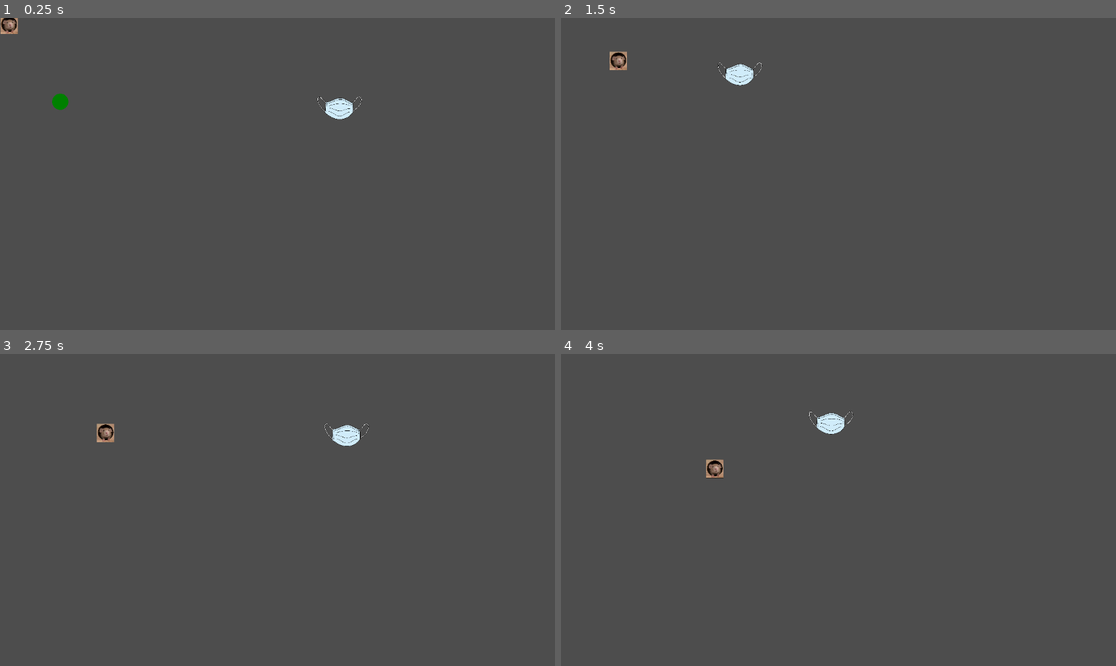
Above: before the commit, frames 1-4 (two rows, left to right).
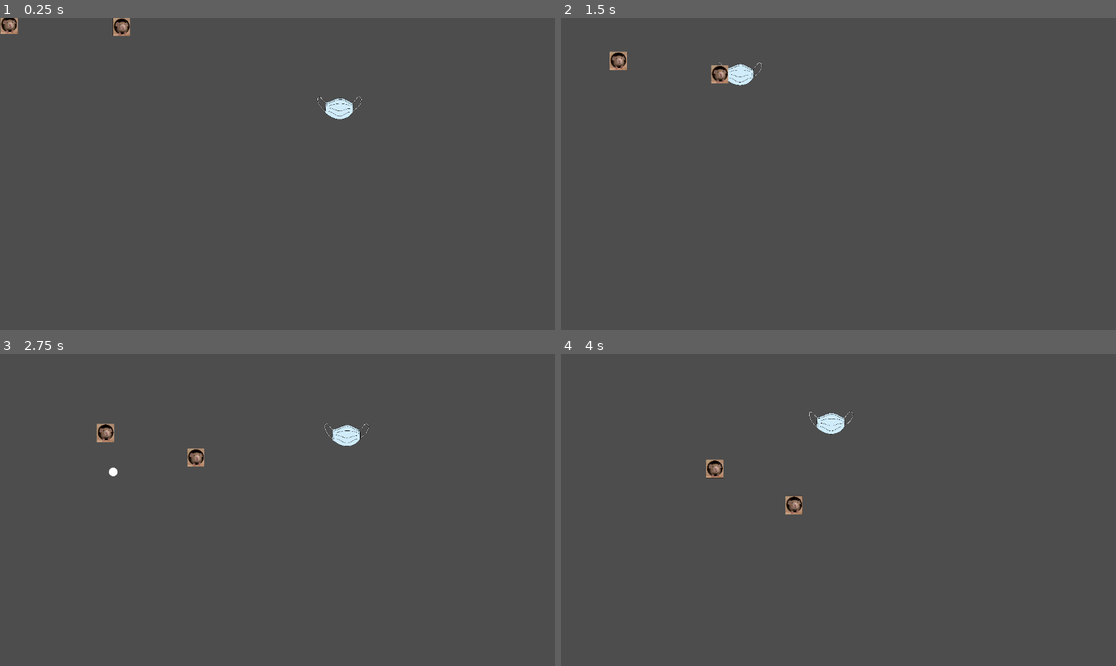
Above: after the commit, the same moments.

Repository: EmuMan/project-wizard
Game: Godot game, scene res://scenes/boss_test.tscn
The game is run twice, just before and just after one commit, with the same random seed, the same clock (stepped at 60 frames per second) and the same inputs.
Inputs (mouse positions are in pixels of both pictures, inside the frame that each line leads up to):
- Up to frame 1 (0.25 s): no input
- Up to frame 2 (1.5 s): move the mouse to (960, 158) at 0.52 s; click (960, 158) at 0.67 s; move the mouse to (727, 189) at 1.27 s; click (727, 189) at 1.42 s
- Up to frame 3 (2.75 s): move the mouse to (333, 441) at 2.02 s; click (333, 441) at 2.17 s
- Up to frame 4 (4 s): move the mouse to (810, 572) at 2.77 s; click (810, 572) at 2.92 s; move the mouse to (1005, 556) at 3.52 s; click (1005, 556) at 3.67 s

The runs differ from the first frame. In frame 1, 0.3% of the frame differs, in the area x 9-24%, y 0-30%; in frame 2, 0.2%; in frame 3, 0.2%; in frame 4, 0.2%.

Commit message:
Added zombie rats and player bullets

Diff:
--- /dev/null
+++ b/prefabs/bullets/enemy/enemy_poison_bullet.tscn
@@ -0,0 +1,20 @@
+[gd_scene load_steps=4 format=3 uid="uid://c6p7orjskw0oi"]
+
+[ext_resource type="Script" uid="uid://dpqq54xfeehaq" path="res://scripts/bullets/simple_bullet.gd" id="1_vicrd"]
+[ext_resource type="Texture2D" uid="uid://drtdpaig5vq23" path="res://sprites/green_circle.png" id="2_vifom"]
+
+[sub_resource type="CircleShape2D" id="CircleShape2D_qwmkd"]
+radius = 13.0
+
+[node name="PoisonBullet" type="Area2D"]
+collision_layer = 16
+collision_mask = 3
+script = ExtResource("1_vicrd")
+direction = Vector2(1, 0)
+
+[node name="Hitbox" type="CollisionShape2D" parent="."]
+shape = SubResource("CircleShape2D_qwmkd")
+
+[node name="Sprite2D" type="Sprite2D" parent="."]
+scale = Vector2(0.05, 0.05)
+texture = ExtResource("2_vifom")
--- /dev/null
+++ b/prefabs/bullets/player/player_simple_bullet.tscn
@@ -0,0 +1,21 @@
+[gd_scene load_steps=4 format=3 uid="uid://ck3630vilislo"]
+
+[ext_resource type="Script" uid="uid://dpqq54xfeehaq" path="res://scripts/bullets/simple_bullet.gd" id="1_3m3b7"]
+[ext_resource type="Texture2D" uid="uid://580sa1vub3uy" path="res://sprites/white_circle.png" id="2_hsr5s"]
+
+[sub_resource type="CircleShape2D" id="CircleShape2D_xagxs"]
+
+[node name="PlayerSimpleBullet" type="Area2D"]
+collision_layer = 4
+collision_mask = 9
+script = ExtResource("1_3m3b7")
+speed = 400.0
+direction = Vector2(1, 0)
+damage_tick_count = 1
+
+[node name="Hitbox" type="CollisionShape2D" parent="."]
+shape = SubResource("CircleShape2D_xagxs")
+
+[node name="Sprite2D" type="Sprite2D" parent="."]
+scale = Vector2(0.03, 0.03)
+texture = ExtResource("2_hsr5s")
--- a/project.godot
+++ b/project.godot
@@ -14,3 +14,11 @@
 run/main_scene="uid://cy83j7udp770i"
 config/features=PackedStringArray("4.5", "Forward Plus")
 config/icon="res://icon.svg"
+
+[layer_names]
+
+2d_physics/layer_1="Environment"
+2d_physics/layer_2="Player"
+2d_physics/layer_3="PlayerBullet"
+2d_physics/layer_4="Enemy"
+2d_physics/layer_5="EnemyBullet"
--- a/scenes/boss_test.tscn
+++ b/scenes/boss_test.tscn
@@ -8,25 +8,30 @@
 [ext_resource type="Script" uid="uid://32eikuhncxxu" path="res://scripts/enemies/test_boss/test_boss_attack.gd" id="4_3qnke"]
 [ext_resource type="Script" uid="uid://bogbh0vislyyp" path="res://scripts/health.gd" id="4_d62tl"]
 [ext_resource type="Script" uid="uid://s2wvdgmp81n6" path="res://scripts/enemies/test_boss/test_boss_wind_up.gd" id="5_tdmd3"]
-[ext_resource type="Script" uid="uid://dpqq54xfeehaq" path="res://scripts/bullets/simple_bullet.gd" id="6_qwmkd"]
-[ext_resource type="Texture2D" uid="uid://drtdpaig5vq23" path="res://sprites/green_circle.png" id="6_trpar"]
+[ext_resource type="PackedScene" uid="uid://c6p7orjskw0oi" path="res://prefabs/bullets/enemy/enemy_poison_bullet.tscn" id="9_c50tw"]
+[ext_resource type="Script" uid="uid://di6vkwjdv0psf" path="res://scripts/enemies/rat/rat.gd" id="9_xagxs"]
 [ext_resource type="Texture2D" uid="uid://64jtjofesntb" path="res://sprites/sasa.png" id="10_1aw3u"]
-[ext_resource type="Script" uid="uid://dp8etbf3bx0c1" path="res://scripts/enemies/rat/rat_idle.gd" id="11_c50tw"]
 [ext_resource type="Script" uid="uid://cfb682vtfcn4n" path="res://scripts/enemies/rat/rat_follow.gd" id="12_d62tl"]
+[ext_resource type="Script" uid="uid://dh1rqhonljbx6" path="res://scripts/enemies/generic_idle.gd" id="12_enpyw"]
+[ext_resource type="Script" uid="uid://ckw15k7m104k4" path="res://scripts/enemies/zombie_rat/zombie_rat_follow.gd" id="13_enpyw"]
+[ext_resource type="Script" uid="uid://d4a7fycsa6l6l" path="res://scripts/enemies/zombie_rat/zombie_rat.gd" id="13_xagxs"]
+[ext_resource type="Script" uid="uid://56notoou73tl" path="res://scripts/enemies/zombie_rat/zombie_rat_shoot.gd" id="14_orwcn"]
+[ext_resource type="PackedScene" uid="uid://ck3630vilislo" path="res://prefabs/bullets/player/player_simple_bullet.tscn" id="16_b7xdt"]
 
 [sub_resource type="RectangleShape2D" id="RectangleShape2D_a5oyu"]
 size = Vector2(58, 20)
 
-[sub_resource type="CircleShape2D" id="CircleShape2D_qwmkd"]
-radius = 13.0
-
 [sub_resource type="CircleShape2D" id="CircleShape2D_elbt7"]
 radius = 17.0
+
+[sub_resource type="CircleShape2D" id="CircleShape2D_d62tl"]
 
 [node name="Root" type="Node2D"]
 
 [node name="TestBoss" type="Area2D" parent="."]
 position = Vector2(571, 148)
+collision_layer = 8
+collision_mask = 6
 script = ExtResource("1_elbt7")
 
 [node name="Hitbox" type="CollisionShape2D" parent="TestBoss"]
@@ -66,19 +71,10 @@
 [node name="TestTarget" type="Node2D" parent="."]
 position = Vector2(574, 429)
 
-[node name="TestBullet" type="Area2D" parent="."]
-position = Vector2(0, 174)
-script = ExtResource("6_qwmkd")
-direction = Vector2(1, 0)
-
-[node name="Hitbox" type="CollisionShape2D" parent="TestBullet"]
-shape = SubResource("CircleShape2D_qwmkd")
-
-[node name="Sprite2D" type="Sprite2D" parent="TestBullet"]
-scale = Vector2(0.05, 0.05)
-texture = ExtResource("6_trpar")
-
 [node name="Rat" type="CharacterBody2D" parent="."]
+collision_layer = 8
+collision_mask = 7
+script = ExtResource("9_xagxs")
 
 [node name="Hitbox" type="CollisionShape2D" parent="Rat"]
 shape = SubResource("CircleShape2D_elbt7")
@@ -87,12 +83,20 @@
 scale = Vector2(0.1, 0.1)
 texture = ExtResource("10_1aw3u")
 
+[node name="FlashOnDamage" type="Node2D" parent="Rat" node_paths=PackedStringArray("sprite")]
+script = ExtResource("2_e5cb8")
+sprite = NodePath("../Sprite2D")
+
+[node name="Health" type="Node2D" parent="Rat" node_paths=PackedStringArray("flash_on_damage")]
+script = ExtResource("4_d62tl")
+flash_on_damage = NodePath("../FlashOnDamage")
+
 [node name="StateMachine" type="Node2D" parent="Rat" node_paths=PackedStringArray("initial_state")]
 script = ExtResource("2_7ddre")
 initial_state = NodePath("IdleState")
 
 [node name="IdleState" type="Node2D" parent="Rat/StateMachine" node_paths=PackedStringArray("enemy", "target")]
-script = ExtResource("11_c50tw")
+script = ExtResource("12_enpyw")
 enemy = NodePath("../..")
 target = NodePath("../../../TestTarget")
 
@@ -101,4 +105,54 @@
 enemy = NodePath("../..")
 target = NodePath("../../../TestTarget")
 
+[node name="RatZombie" type="CharacterBody2D" parent="."]
+position = Vector2(238, 0)
+collision_layer = 8
+collision_mask = 7
+script = ExtResource("13_xagxs")
+
+[node name="Hitbox" type="CollisionShape2D" parent="RatZombie"]
+shape = SubResource("CircleShape2D_d62tl")
+
+[node name="Sprite2D" type="Sprite2D" parent="RatZombie"]
+scale = Vector2(0.1, 0.1)
+texture = ExtResource("10_1aw3u")
+
+[node name="FlashOnDamage" type="Node2D" parent="RatZombie" node_paths=PackedStringArray("sprite")]
+position = Vector2(-238, 0)
+script = ExtResource("2_e5cb8")
+sprite = NodePath("../Sprite2D")
+
+[node name="Health" type="Node2D" parent="RatZombie" node_paths=PackedStringArray("flash_on_damage")]
+position = Vector2(-238, 0)
+script = ExtResource("4_d62tl")
+flash_on_damage = NodePath("../FlashOnDamage")
+
+[node name="StateMachine" type="Node2D" parent="RatZombie" node_paths=PackedStringArray("initial_state")]
+script = ExtResource("2_7ddre")
+initial_state = NodePath("IdleState")
+metadata/_custom_type_script = "uid://dybly0jaf324d"
+
+[node name="IdleState" type="Node2D" parent="RatZombie/StateMachine" node_paths=PackedStringArray("enemy", "target")]
+script = ExtResource("12_enpyw")
+enemy = NodePath("../..")
+target = NodePath("../../../TestTarget")
+
+[node name="FollowState" type="Node2D" parent="RatZombie/StateMachine" node_paths=PackedStringArray("enemy", "target")]
+script = ExtResource("13_enpyw")
+enemy = NodePath("../..")
+target = NodePath("../../../TestTarget")
+
+[node name="ShootState" type="Node2D" parent="RatZombie/StateMachine" node_paths=PackedStringArray("enemy", "target")]
+script = ExtResource("14_orwcn")
+enemy = NodePath("../..")
+target = NodePath("../../../TestTarget")
+bullet_scene = ExtResource("9_c50tw")
+
+[node name="PlayerSimpleBullet" parent="." instance=ExtResource("16_b7xdt")]
+position = Vector2(-1150, 197)
+
+[node name="PlayerSimpleBullet2" parent="." instance=ExtResource("16_b7xdt")]
+position = Vector2(-865, 245)
+
 [connection signal="locked_on" from="TestBoss/StateMachine/WindUpState" to="TestBoss/StateMachine/AttackState" method="_on_wind_up_state_locked_on"]
--- a/scripts/bullets/simple_bullet.gd
+++ b/scripts/bullets/simple_bullet.gd
@@ -1,6 +1,6 @@
 extends Area2D
 
-@export var speed: float = 500
+@export var speed: float = 200
 @export var direction: Vector2
 @export var damage_amount: float = 10.0
 @export var damage_tick_count: int = 5
--- /dev/null
+++ b/scripts/enemies/rat/rat.gd
@@ -0,0 +1,4 @@
+extends CharacterBody2D
+
+func take_damage(amount: float, tick_count: int, time_between_ticks: float) -> void:
+	$Health.take_damage_over_time(amount, tick_count, time_between_ticks)
--- /dev/null
+++ b/scripts/enemies/zombie_rat/zombie_rat.gd
@@ -0,0 +1,4 @@
+extends CharacterBody2D
+
+func take_damage(amount: float, tick_count: int, time_between_ticks: float) -> void:
+	$Health.take_damage_over_time(amount, tick_count, time_between_ticks)
--- /dev/null
+++ b/scripts/enemies/zombie_rat/zombie_rat_follow.gd
@@ -0,0 +1,33 @@
+extends State
+
+@export var enemy: CharacterBody2D
+@export var target: Node2D
+
+@export var move_speed: float = 100.0
+@export var turn_speed: float = 10.0
+@export var forget_radius: float = 1_000.0
+@export var distance_kept: float = 100.0
+
+
+func physics_update(delta: float):
+	if not target:
+		return
+
+	var disp_to_target = target.global_position - enemy.global_position
+	if disp_to_target.length_squared() >= forget_radius ** 2:
+		finished.emit("IdleState")
+		return
+	if disp_to_target.length_squared() <= distance_kept ** 2:
+		finished.emit("ShootState")
+		return
+
+	var dir_to_target = disp_to_target.normalized()
+
+	var current_direction = enemy.velocity.normalized()
+	if current_direction.length_squared() < 0.1:
+		current_direction = dir_to_target
+	var new_direction = current_direction.lerp(dir_to_target, turn_speed * delta)
+
+	enemy.velocity = new_direction.normalized() * move_speed
+
+	enemy.move_and_slide()
--- /dev/null
+++ b/scripts/enemies/zombie_rat/zombie_rat_shoot.gd
@@ -0,0 +1,33 @@
+extends State
+
+@export var enemy: CharacterBody2D
+@export var target: Node2D
+
+@export var bullet_scene: PackedScene
+
+@export var warmup_time: float = 3.0
+
+var timer: float = 0.0
+var has_shot: bool
+
+func enter():
+	timer = 0.0
+	has_shot = false
+
+func physics_update(delta: float):
+	timer += delta
+	if timer < warmup_time or has_shot:
+		return
+
+	if not target:
+		return
+
+	var dir_to_target = (target.global_position - enemy.global_position).normalized()
+	var bullet = bullet_scene.instantiate()
+	bullet.global_position = enemy.global_position
+	bullet.direction = dir_to_target
+	get_tree().current_scene.add_child(bullet)
+
+	has_shot = true
+
+	finished.emit("FollowState")
Not shown: 1 places in scenes/boss_test.tscn that only renumber resources
Renamed: scripts/enemies/rat/rat_idle.gd -> scripts/enemies/generic_idle.gd
Not shown, added: scripts/enemies/generic_idle.gd.uid
Not shown, added: scripts/enemies/rat/rat.gd.uid
Not shown, removed: scripts/enemies/rat/rat_idle.gd.uid
Not shown, added: scripts/enemies/zombie_rat/zombie_rat.gd.uid
Not shown, added: scripts/enemies/zombie_rat/zombie_rat_follow.gd.uid
Not shown, added: scripts/enemies/zombie_rat/zombie_rat_shoot.gd.uid
Binary file added: sprites/white_circle.png
Not shown, added: sprites/white_circle.png.import
